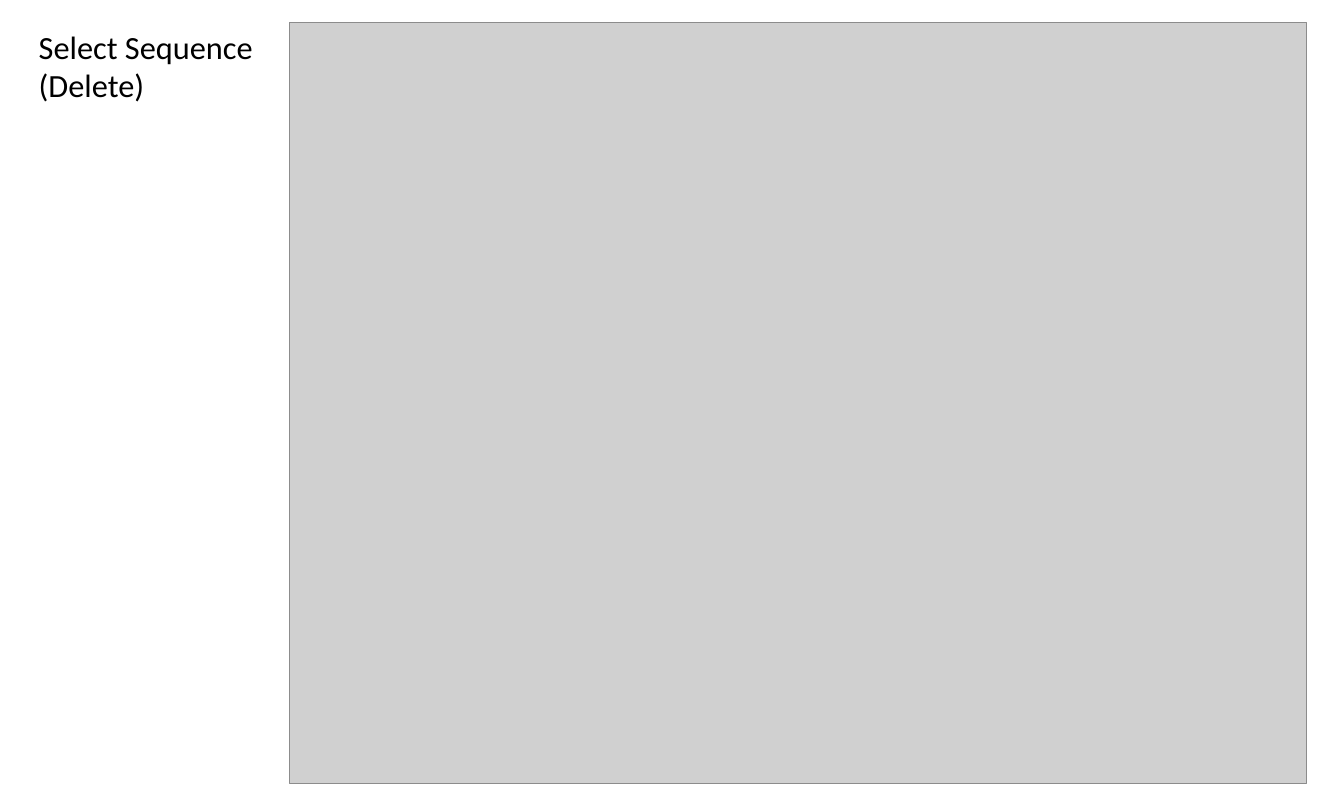
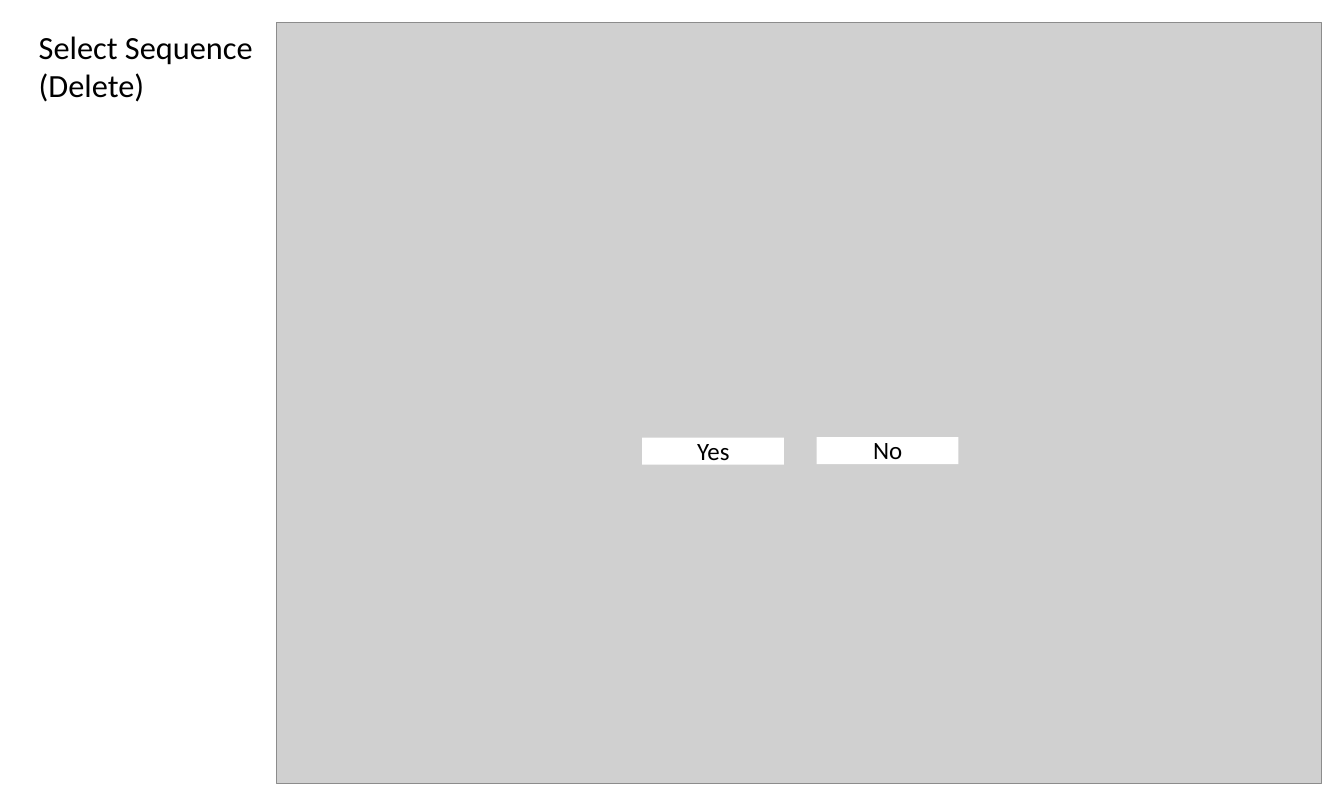
Before and after one commit to michaelvandam/elixys, a slide deck: slide 8 of doc/ElixysUserInterfaceWireframes3.pptx (slide 9 before the commit). Drawn at 1344x806 pixels with LibreOffice and Linux fonts; fonts in the diff are those of the drawing; grey boxes stand for pictures. Boxes give left, top, right and bottom in pixels: in the first picture for what was removed or moved away, otherwise in the second. Text is boxed around its words. In the diff, an @@ line names an element or a change of style, - is before the commit and + after.

```diff
--- a/doc/ElixysUserInterfaceWireframes3.pptx
+++ b/doc/ElixysUserInterfaceWireframes3.pptx
@@ picture: place and size @@
-picture at <box>290,22,1307,784</box>
+picture at <box>277,22,1322,784</box>
@@ rectangle added at <box>642,438,784,465</box>, fill #FFFFFF @@
@@ text added at <box>697,444,729,466</box>, 20 pt, text #000000 @@
+Yes
@@ rectangle added at <box>816,437,958,464</box>, fill #FFFFFF @@
@@ text added at <box>873,443,902,465</box>, 20 pt, text #000000 @@
+No
```
Also in this commit, not shown: 15 other slides changed, 6 slides added, 8 slides removed.
